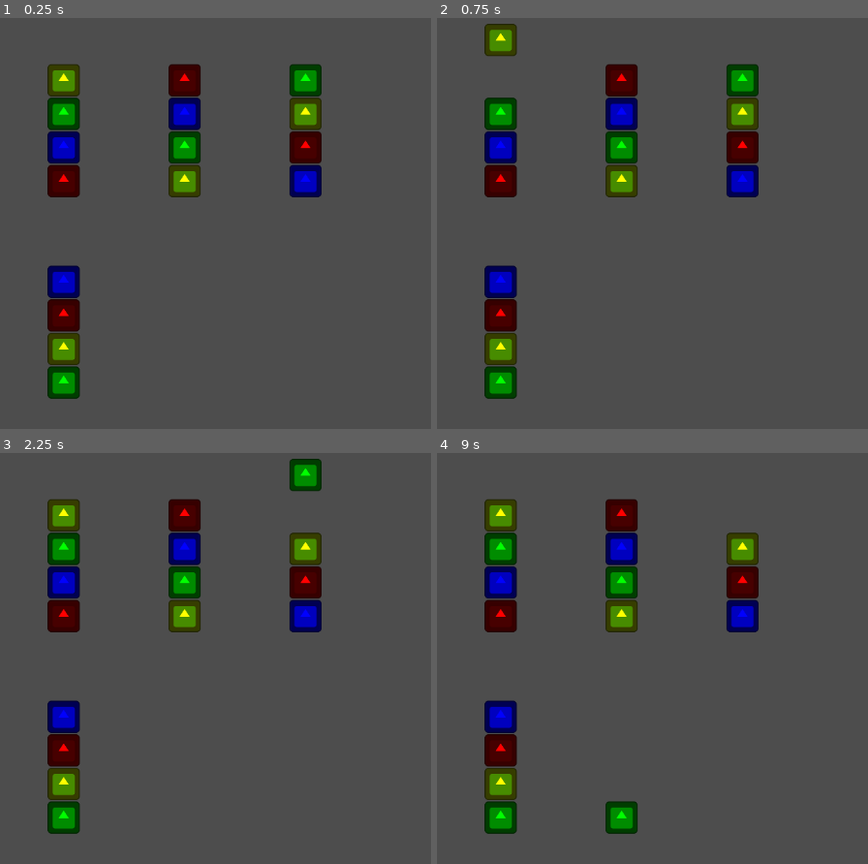
Above: before the commit, frames 1-4 (two rows, left to right).
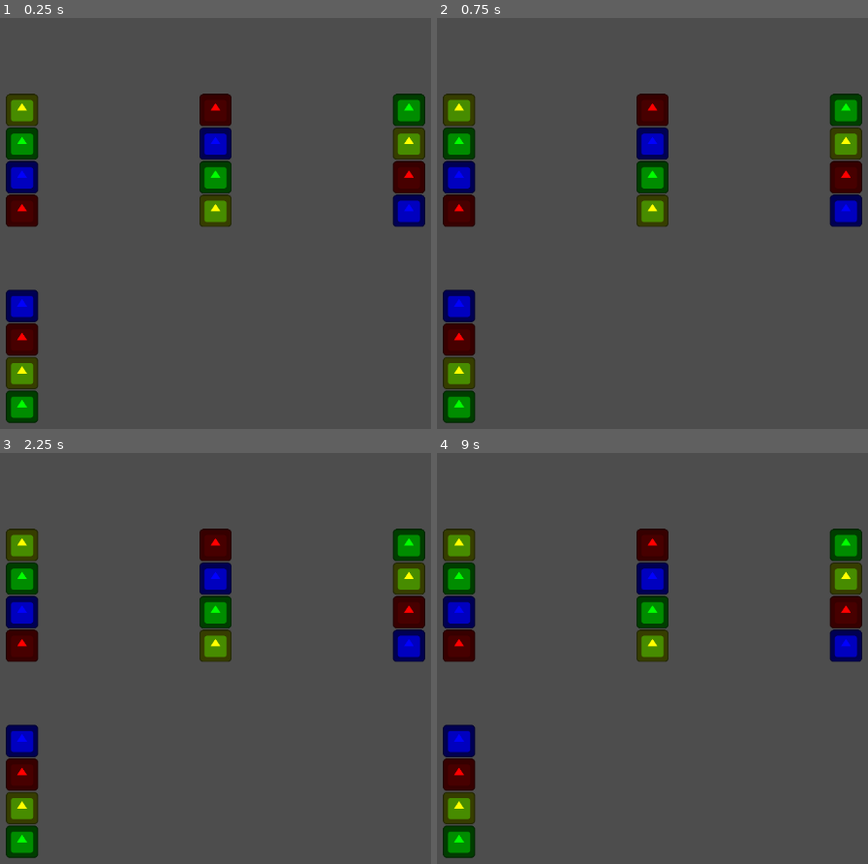
Above: after the commit, the same moments.

Repository: SamiErenBayhan/GodotBallSortPuzzle
Game: Godot game, scene res://main.tscn
Two runs of this game, one before a commit and one after it. Both use one fixed random seed, a clock stepped at 60 frames per second and the inputs below. The engine's default icon, where the game draws it, is replaced by a stand-in: a white triangle on a blue panel in a dark square.
Inputs (mouse positions are in pixels of both pictures, inside the frame that each line leads up to):
- Up to frame 1 (0.25 s): no input
- Up to frame 2 (0.75 s): tap Enter at 0.5 s; move the mouse to (501, 128) at 0.52 s; click (501, 128) at 0.67 s
- Up to frame 3 (2.25 s): tap Space at 1.25 s; move the mouse to (185, 563) at 1.27 s; click (185, 563) at 1.42 s; tap Enter at 2 s; move the mouse to (306, 563) at 2.02 s; click (306, 563) at 2.17 s
- Up to frame 4 (9 s): tap Space at 2.75, 4.25 s; move the mouse to (501, 765) at 2.77 s; click (501, 765) at 2.92 s; tap Enter at 3.5 s; move the mouse to (622, 765) at 3.52 s; click (622, 765) at 3.67 s; move the mouse to (743, 765) at 4.27 s; click (743, 765) at 4.42 s; move the mouse to (691, 666) at 5.02 s; click (691, 666) at 5.17 s; move the mouse to (536, 555) at 5.77 s; click (536, 555) at 5.92 s; move the mouse to (824, 642) at 6.52 s; click (824, 642) at 6.67 s; move the mouse to (497, 687) at 7.27 s; click (497, 687) at 7.42 s; move the mouse to (730, 568) at 8.02 s; click (730, 568) at 8.17 s; move the mouse to (613, 753) at 8.77 s; click (613, 753) at 8.92 s

The runs differ from the first frame. In frame 1, 19% of the frame differs, in the area x 1-99%, y 11-99%; in frame 2, 19%; in frame 3, 19%; in frame 4, 19%.

Commit message:
Update main.gd

Diff:
--- a/main.gd
+++ b/main.gd
@@ -27,10 +27,15 @@
 
 func build_level(level_data: Array):
 	# Ekrana elinle milimetrik grid çiziyoruz:
-	var start_x = 350   # İlk tüpün soldan uzaklığı
-	var spacing_x = 180 # Yan yana tüplerin arası
-	var spacing_y = 300 # Üst satır ile alt satırın arası
-	var row_1_y = 150   # Üst satırın yüksekliği
+	var screen_size = get_viewport_rect().size
+	var screen_width = screen_size.x
+	var screen_height = screen_size.y
+
+	var spacing_x = screen_width * 0.25 # Ekran genişliğinin %15'i kadar yan yana boşluk
+	var spacing_y = screen_height * 0.45 # Ekran yüksekliğinin %35'i kadar altlı üstlü boşluk
+
+	var start_x = (screen_width - (2 * spacing_x)) / 2.0
+	var row_1_y = screen_height * 0.30 # Üst satır ekranın yukarısından %30 aşağıda dursun
 
 	for i in range(level_data.size()):
 		var new_tube = TUBE_SCENE.instantiate()
